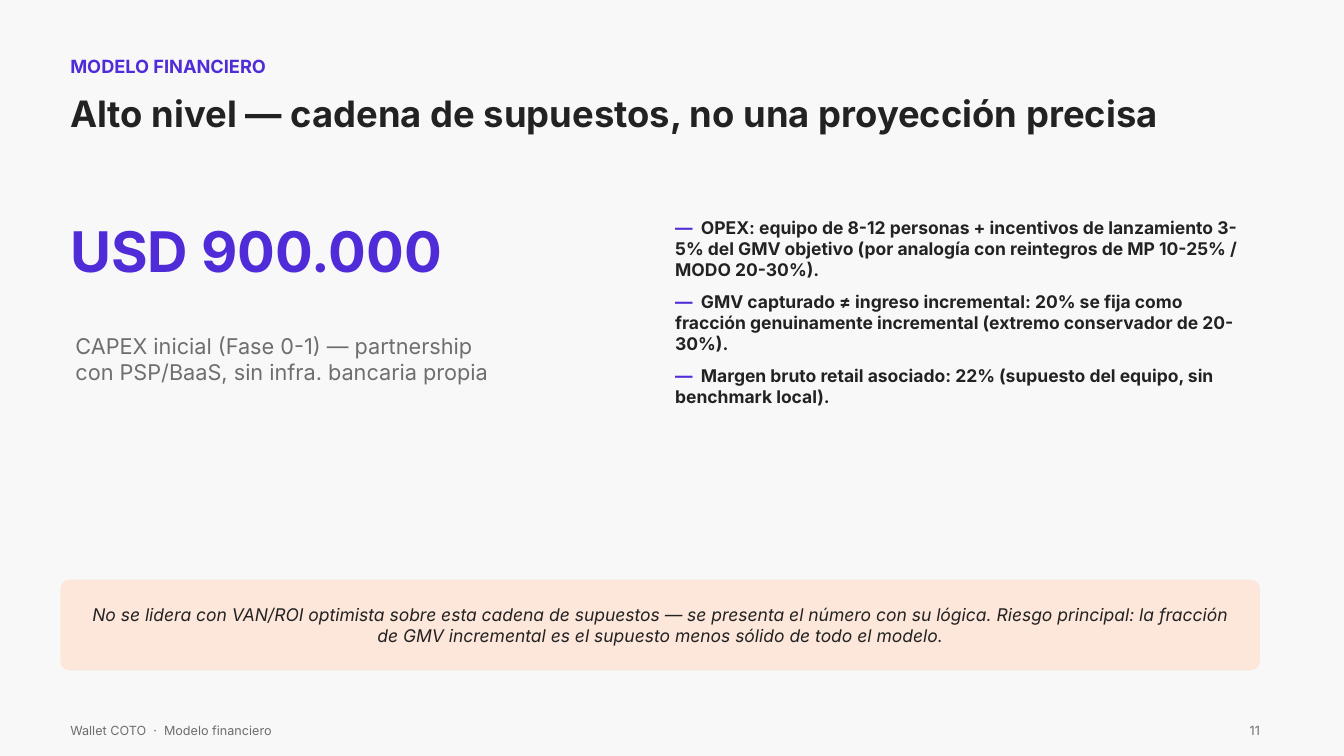
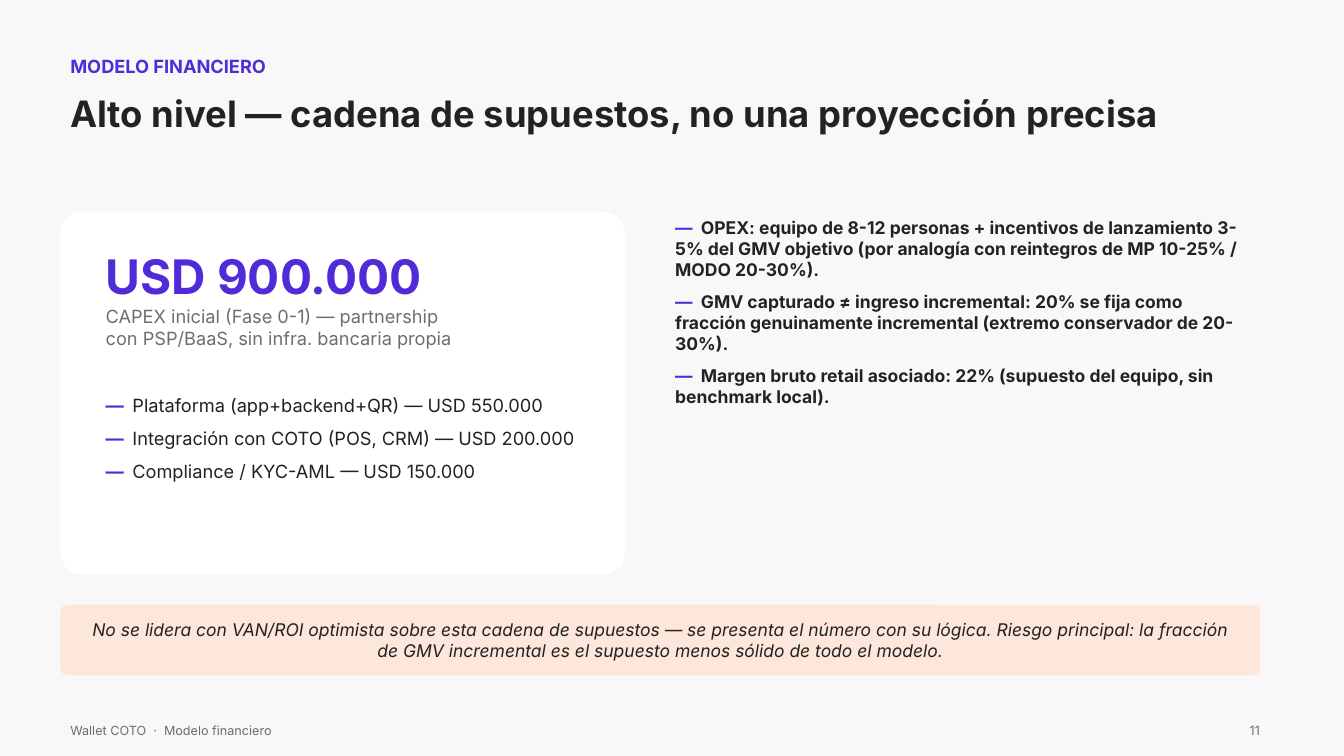
Before and after one commit to uffdg/udesa, a slide deck: slide 11 of materias/mt25-estrategias-negocios-internet/business-plan-coto/entregable/presentacion/business-plan-coto.pptx. Drawn at 1344x756 pixels with LibreOffice and Linux fonts; fonts in the diff are those of the drawing. Boxes give left, top, right and bottom in pixels: in the first picture for what was removed or moved away, otherwise in the second. Text is boxed around its words. In the diff, an @@ line names an element or a change of style, - is before the commit and + after.

```diff
--- a/materias/mt25-estrategias-negocios-internet/business-plan-coto/entregable/presentacion/business-plan-coto.pptx
+++ b/materias/mt25-estrategias-negocios-internet/business-plan-coto/entregable/presentacion/business-plan-coto.pptx
@@ rounded rectangle added at [60, 212, 625, 575], fill #FFFFFF @@
@@ text "USD 900.000": place and size @@
-text "USD 900.000" at [70, 230, 442, 273]
+text "USD 900.000" at [106, 259, 421, 295]
@@ text "USD 900.000" at [106, 259, 421, 295]: size 40 to 34 pt @@
@@ text "CAPEX inicial (Fase 0-1) — ...": place and size @@
-text "CAPEX inicial (Fase 0-1) — ..." at [75, 336, 488, 385]
+text "CAPEX inicial (Fase 0-1) — ..." at [106, 308, 451, 349]
@@ text "CAPEX inicial (Fase 0-1) — ..." at [106, 308, 451, 349]: size 15.5 to 13 pt @@
@@ text added at [132, 397, 575, 482], 13 pt, text #222222 @@
+— Plataforma (app+backend+QR) — USD 550.000
+— Integración con COTO (POS, CRM) — USD 200.000
+— Compliance / KYC-AML — USD 150.000
@@ rounded rectangle "No se lidera con VAN/ROI ...": place and size @@
-rounded rectangle "No se lidera con VAN/ROI ..." at [60, 580, 1260, 670]
+rounded rectangle "No se lidera con VAN/ROI ..." at [60, 605, 1260, 676]
```
Also in this commit, not shown: 7 other slides changed, 12 other files.
